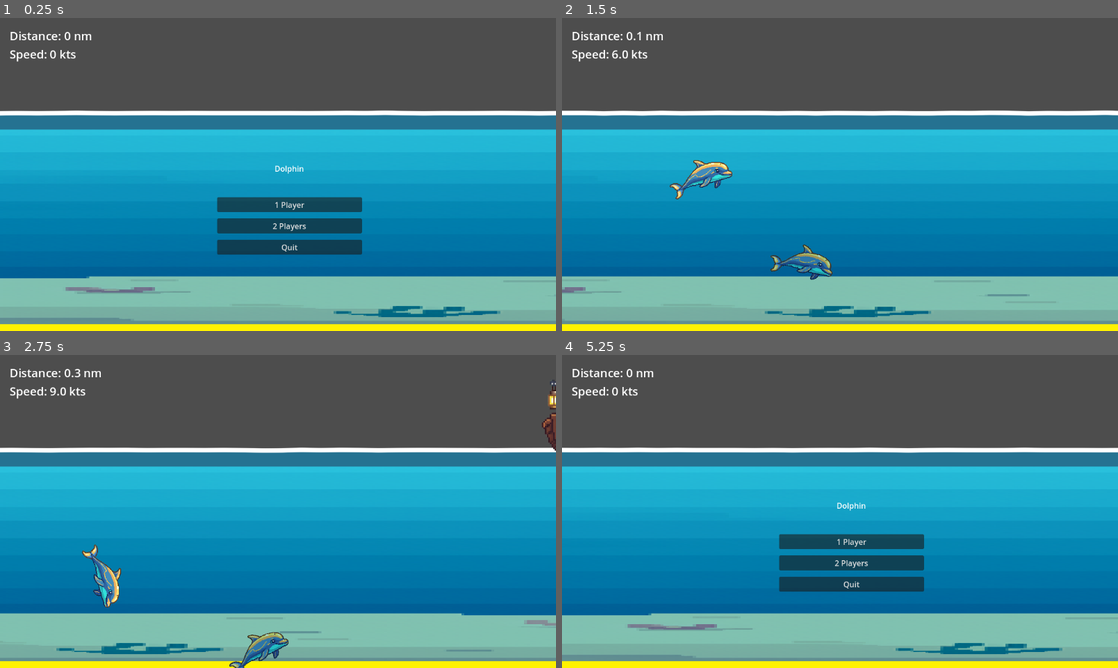
Above: before the commit, frames 1-4 (two rows, left to right).
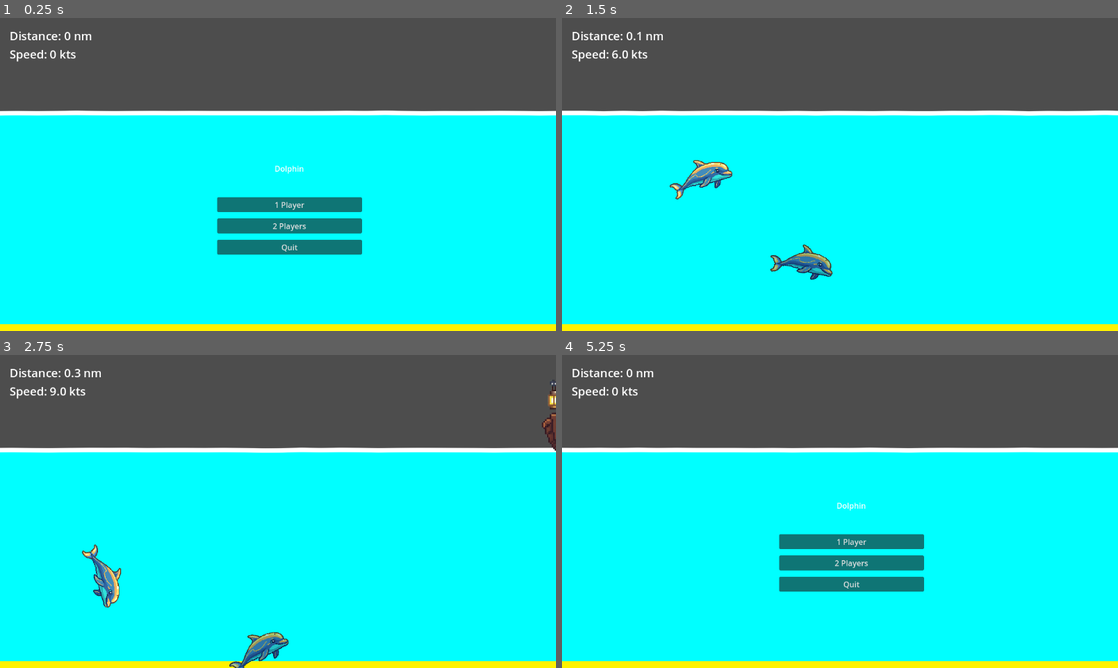
Above: after the commit, the same moments.

Repository: sandritalb/dolphin_ai
Game: Godot game, scene res://scenes/main.tscn
Same seed, same stepped clock (60 frames per second), same inputs: the game is played once before the commit and once after it.
Inputs:
- Up to frame 1 (0.25 s): no input
- Up to frame 2 (1.5 s): click "1 Player" at 0.5 s; tap Enter (ui_accept) at 1.25 s; hold Right (ui_right) from 1.28 s (still down)
- Up to frame 3 (2.75 s): tap Enter (ui_accept) at 1.52, 2.27 s; release Right (ui_right) at 2.03 s; hold Down (ui_down) from 2.03 s (still down)
- Up to frame 4 (5.25 s): release Down (ui_down) at 2.78 s; hold Right (ui_right) 2.78-3.53 s; hold Up (ui_up) 3.53-4.28 s; tap Enter (ui_accept) at 3.77, 4.52 s; hold Left (ui_left) 4.28-5 s; click "Restart Game" at 5 s

The runs differ from the first frame. In frame 1, 67% of the frame differs, in the area x 0-100%, y 30-98%; in frame 2, 66%; in frame 3, 66%; in frame 4, 67%.

Commit message:
feat: Update water body properties and enhance spring interaction effects

Diff:
--- a/water_demo/WaterBodyContinuous.tscn
+++ b/water_demo/WaterBodyContinuous.tscn
@@ -1,12 +1,7 @@
-[gd_scene load_steps=6 format=3 uid="uid://bj06yxbsjo35t"]
+[gd_scene load_steps=4 format=3 uid="uid://bj06yxbsjo35t"]
 
 [ext_resource type="Script" uid="uid://crk0aipvgxgot" path="res://water_demo/water_body.gd" id="1_tao8g"]
-[ext_resource type="Shader" uid="uid://dbtiu12jfxev6" path="res://water_demo/WaterBody.gdshader" id="2_2kwd3"]
 [ext_resource type="Script" uid="uid://ipd18f7hwh04" path="res://water_demo/smooth_path_modified.gd" id="3_3341m"]
-
-[sub_resource type="ShaderMaterial" id="ShaderMaterial_yvbnd"]
-shader = ExtResource("2_2kwd3")
-shader_parameter/tint = Color(0.16470589, 0.7058824, 0.92156863, 1)
 
 [sub_resource type="Curve2D" id="Curve2D_iofi6"]
 
@@ -14,8 +9,7 @@
 script = ExtResource("1_tao8g")
 
 [node name="WaterPolygon" type="Polygon2D" parent="."]
-material = SubResource("ShaderMaterial_yvbnd")
-color = Color(0, 0.5372549, 0.8392157, 1)
+color = Color(0, 10.581538, 16.00457, 1)
 
 [node name="WaterBorder" type="Path2D" parent="."]
 curve = SubResource("Curve2D_iofi6")
--- a/water_demo/WaterSpringCollisionShape.tres
+++ b/water_demo/WaterSpringCollisionShape.tres
@@ -1,3 +1,4 @@
 [gd_resource type="CircleShape2D" format=3 uid="uid://tml7j3u4ubjq"]
 
 [resource]
+radius = 20.0
--- a/water_demo/water_body.gd
+++ b/water_demo/water_body.gd
@@ -21,6 +21,9 @@
 
 @onready var water_border = get_node("WaterBorder")
 @export var border_thickness = 4.0
+
+# Water color
+@export var water_color: Color = Color(0, 0.537, 0.839, 1)
 
 @onready var water_particles = preload("res://water_demo/WaterParticlesDemo.tscn")
 @export var splash_intensity = 5.0
@@ -47,6 +50,7 @@
 
 func _ready() -> void:
 	water_border.width = border_thickness
+	water_polygon.color = water_color
 
 	# Initialize target_height and bottom based on actual global position
 	target_height = global_position.y
--- a/water_demo/water_spring.gd
+++ b/water_demo/water_spring.gd
@@ -33,12 +33,22 @@
 		# Apply enter effect only when body is moving down (positive velocity_y)
 		if velocity_y > 0:
 			splash(velocity_y)
+	elif body is CharacterBody2D:
+		var velocity_y = body.velocity.y
+		# Apply enter effect only when body is moving down (positive velocity_y)
+		if velocity_y > 0:
+			splash(velocity_y)
 	item_entered.emit(body)
 
 func _on_body_exited(body: Node2D) -> void:
 	print("Body exited: ", body.name)
 	if body is RigidBody2D:
 		var velocity_y = body.linear_velocity.y
+		# Apply exit effect only when body is moving up (negative velocity_y)
+		if velocity_y < 0:
+			splash(velocity_y)
+	elif body is CharacterBody2D:
+		var velocity_y = body.velocity.y
 		# Apply exit effect only when body is moving up (negative velocity_y)
 		if velocity_y < 0:
 			splash(velocity_y)
